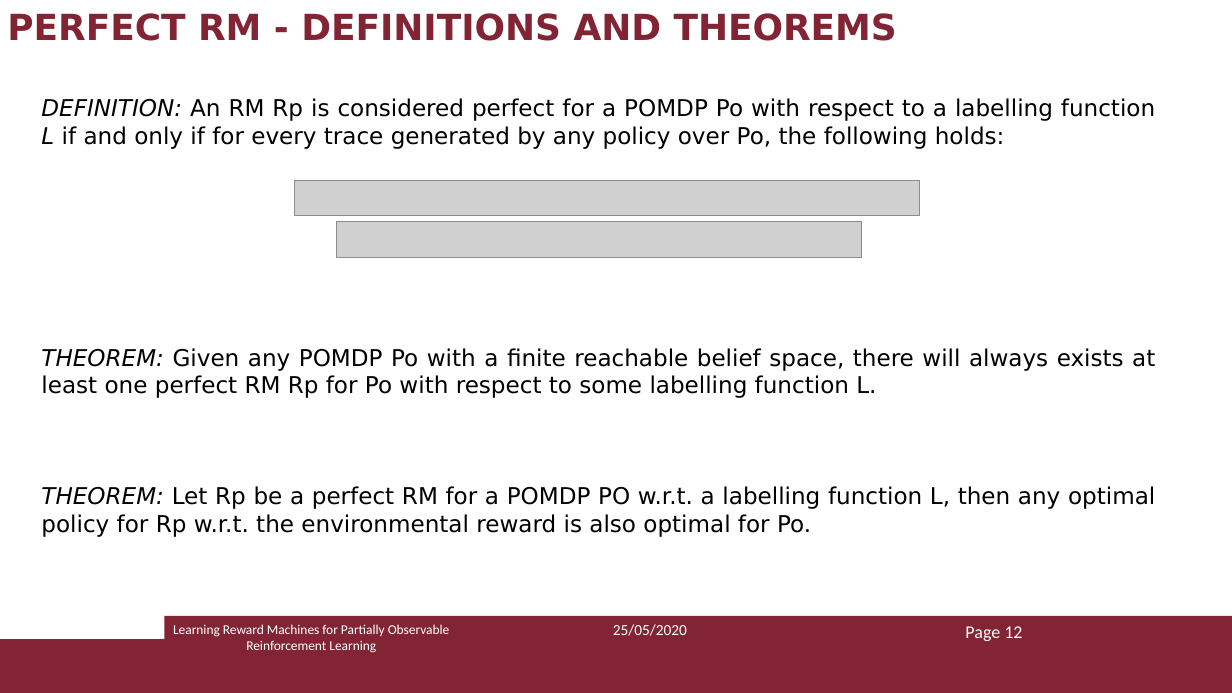
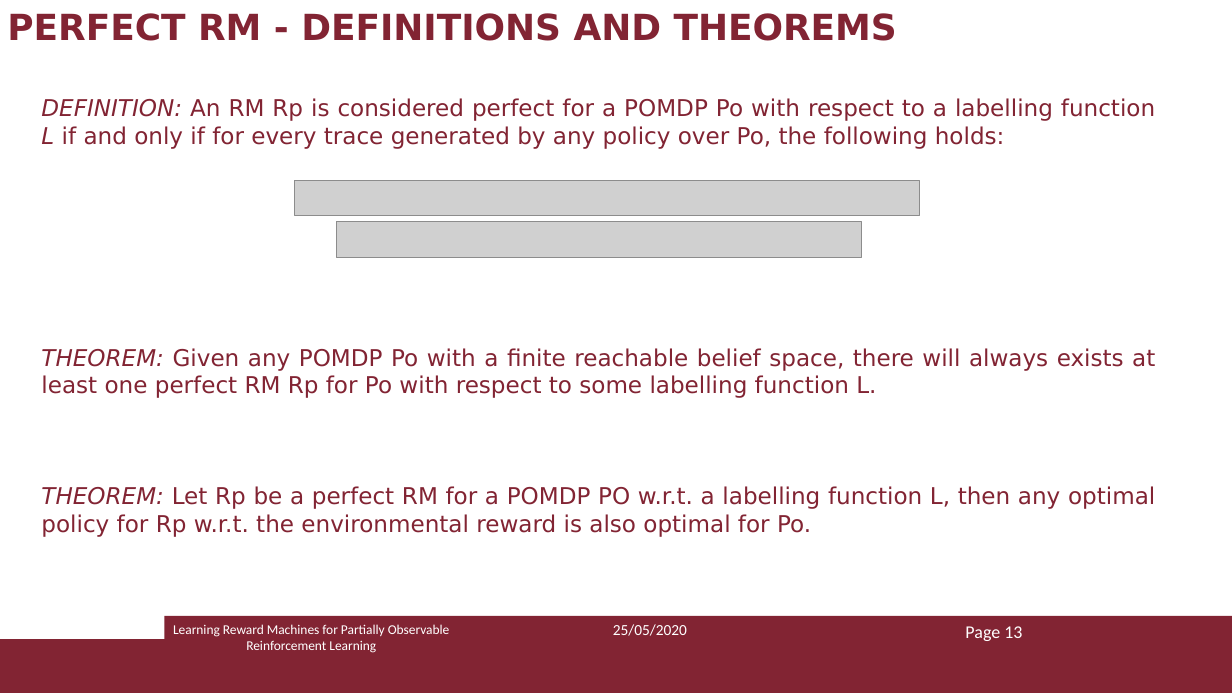
Before and after one commit to Marvet94/reasoning_agents_project_2020, a slide deck: slide 13 of ra_presentazione.pptx. Drawn at 1232x693 pixels with LibreOffice and Linux fonts; fonts in the diff are those of the drawing; grey boxes stand for pictures. Boxes give left, top, right and bottom in pixels: in the first picture for what was removed or moved away, otherwise in the second. Text is boxed around its words. In the diff, an @@ line names an element or a change of style, - is before the commit and + after.

```diff
--- a/ra_presentazione.pptx
+++ b/ra_presentazione.pptx
@@ text "DEFINITION: An RM Rp is ..." at [41,98,1155,537]: text colour #000000 to #822433 @@
@@ text at [965,626,1022,641]: text changed @@
-Page 12
+Page 13
```
Also in this commit, not shown: 23 other slides changed, 1 other file.
